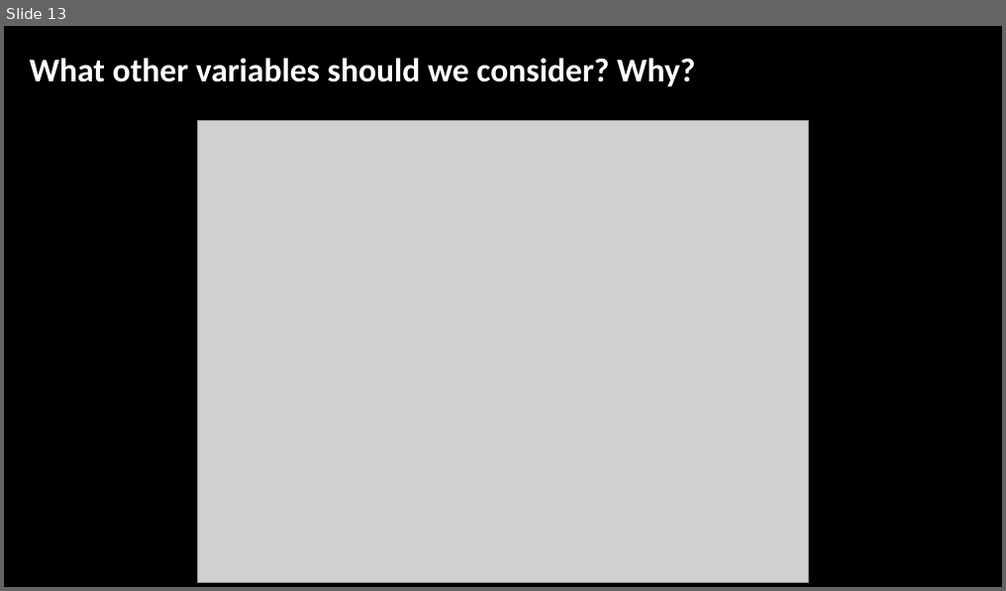
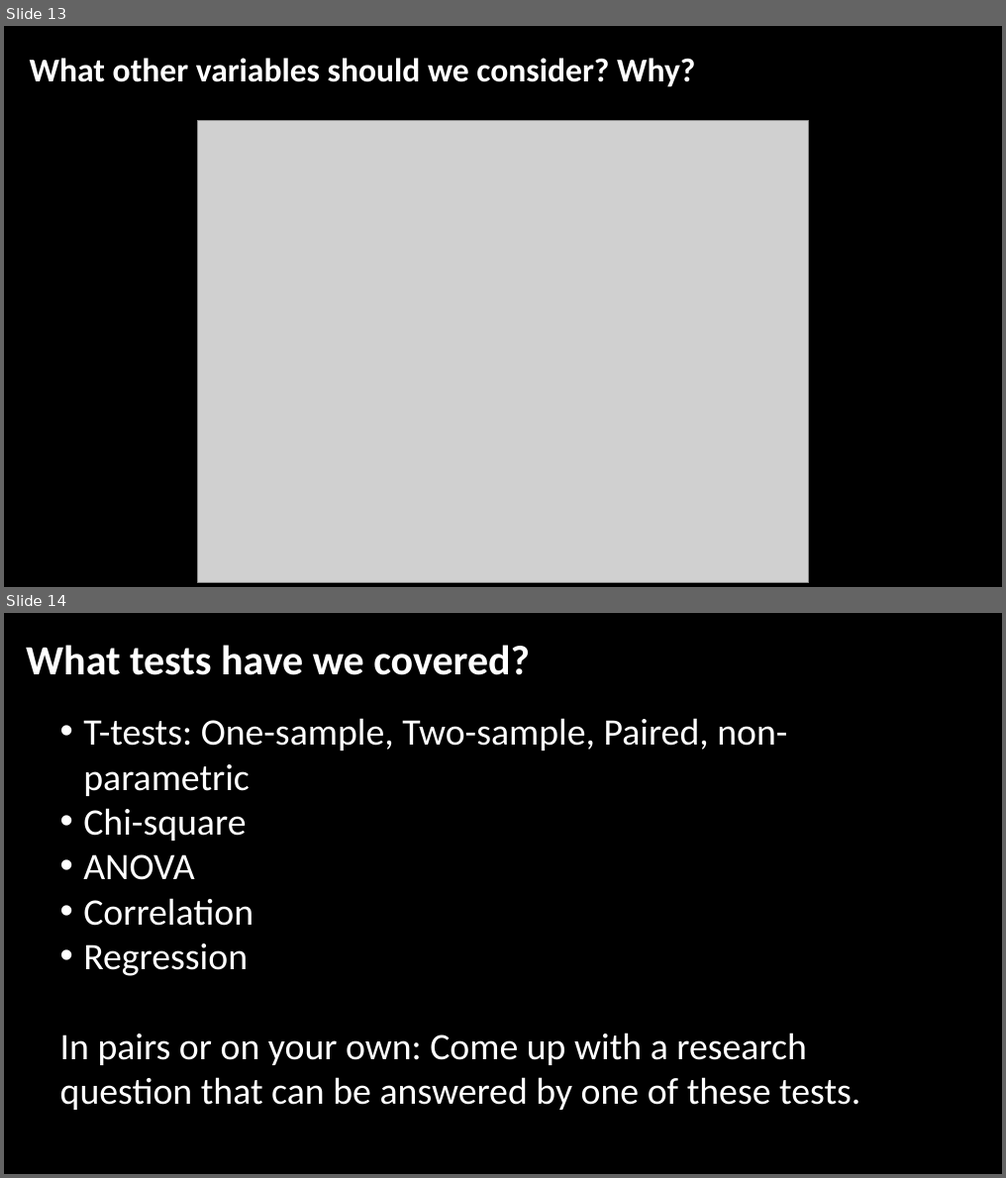
Before and after one commit to jshannon75/geog4300, a slide deck: in_class_slides/geog4300_W12-1 Test review; Multivariate regression.pptx. Shown one above the other, each under a label of ours: slide 13 before the commit, slides 13 and 14 after it. The pictures are 1006x591 and 1006x1178 pixels, drawn with LibreOffice and Linux fonts; fonts in the diff are those of the drawing; grey boxes stand for pictures; background and template pictures are left out. Boxes give left, top, right and bottom in pixels: in the first picture for what was removed or moved away, otherwise in the second. Text is boxed around its words. In the diff, an @@ line names an element or a change of style, - is before the commit and + after.

```diff
--- a/in_class_slides/geog4300_W12-1 Test review; Multivariate regression.pptx
+++ b/in_class_slides/geog4300_W12-1 Test review; Multivariate regression.pptx
@@ slide 14 added at box(4, 613, 1002, 1174), background picture (left out) @@
@@ text added at box(26, 645, 530, 675), 40 pt, text #FFFFFF, bold @@
+What tests have we covered?
@@ text added at box(60, 718, 860, 1110), 36 pt, text #FFFFFF @@
+• T-tests: One-sample, Two-sample, Paired, non-parametric
+• Chi-square
+• ANOVA
+• Correlation
+• Regression
+In pairs or on your own: Come up with a research question that can be answered by one of these tests.
```
Also in this commit, not shown: 4 other files.
